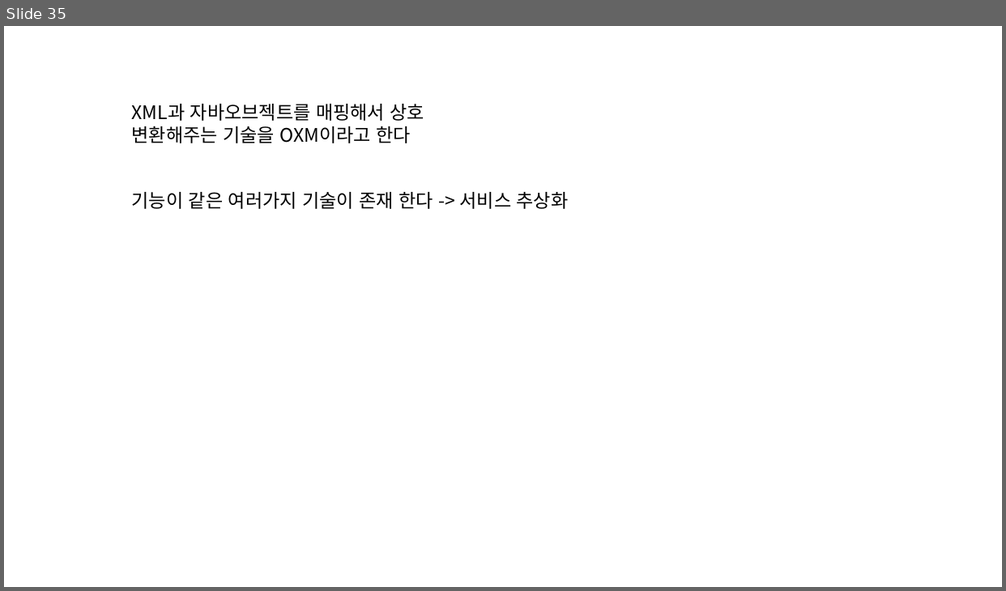
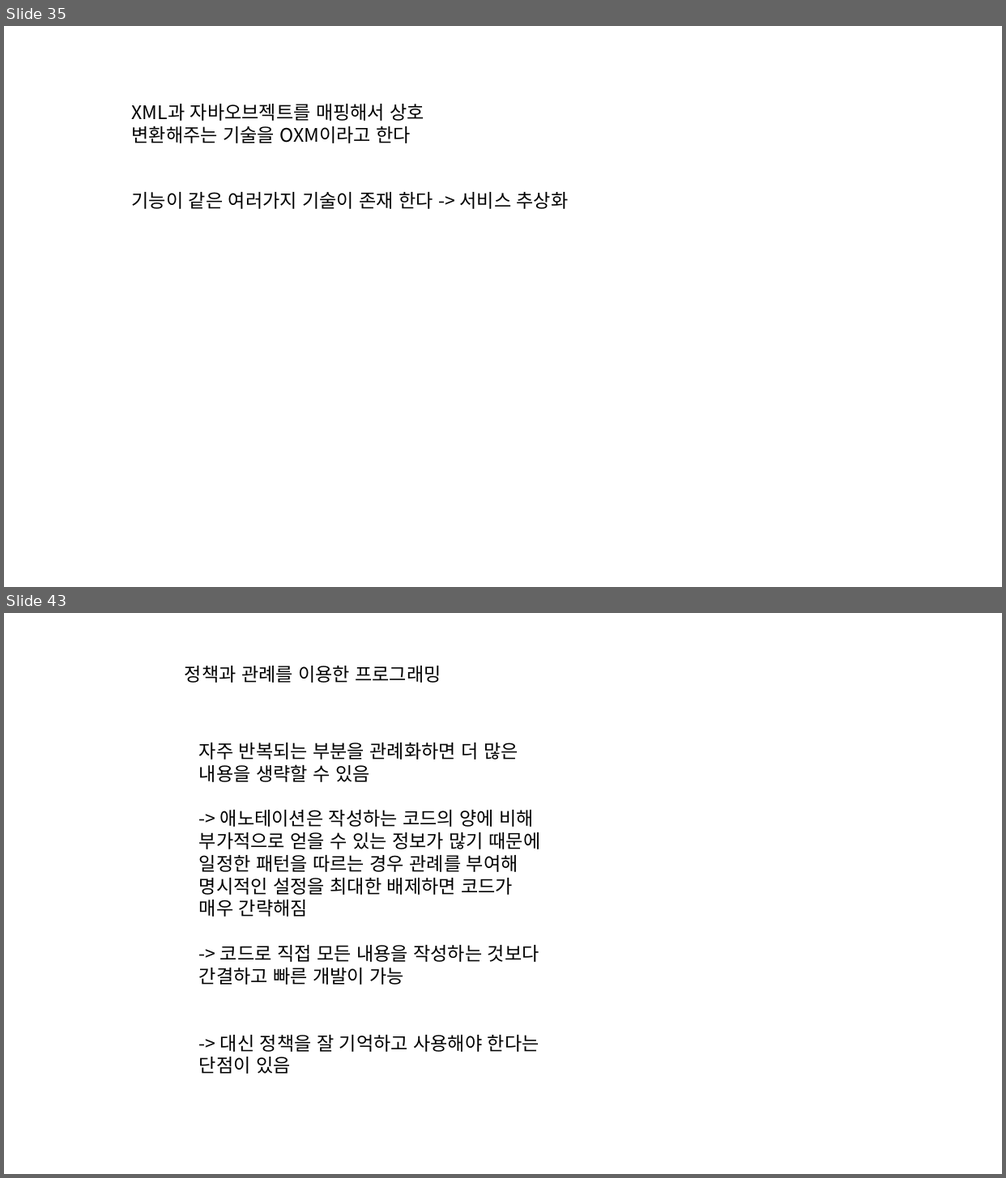
Before and after one commit to eongss/testproject, a slide deck: 프레젠테이션1.pptx. Shown one above the other, each under a label of ours: slide 35 before the commit, slides 35 and 43 after it; the slides between them are not shown. The pictures are 1006x591 and 1006x1178 pixels, drawn with LibreOffice and Linux fonts; fonts in the diff are those of the drawing. Boxes give left, top, right and bottom in pixels: in the first picture for what was removed or moved away, otherwise in the second. Text is boxed around its words. In the diff, an @@ line names an element or a change of style, - is before the commit and + after.

```diff
--- a/프레젠테이션1.pptx
+++ b/프레젠테이션1.pptx
@@ slide 43 added at (4, 613, 1002, 1174), background #FFFFFF @@
@@ text added at (185, 666, 441, 683), 18 pt, text #000000 @@
+정책과 관례를 이용한 프로그래밍
@@ text added at (199, 743, 541, 1074), 18 pt, text #000000 @@
+자주 반복되는 부분을 관례화하면 더 많은 내용을 생략할 수 있음
+-> 애노테이션은 작성하는 코드의 양에 비해 부가적으로 얻을 수 있는 정보가 많기 때문에 일정한 패턴을 따르는 경우 관례를 부여해 명시적인 설정을 최대한 배제하면 코드가 매우 간략해짐
+-> 코드로 직접 모든 내용을 작성하는 것보다 간결하고 빠른 개발이 가능
+-> 대신 정책을 잘 기억하고 사용해야 한다는 단점이 있음
```
Also in this commit, not shown: 17 other slides added, 2 slides removed, 1 other file.
